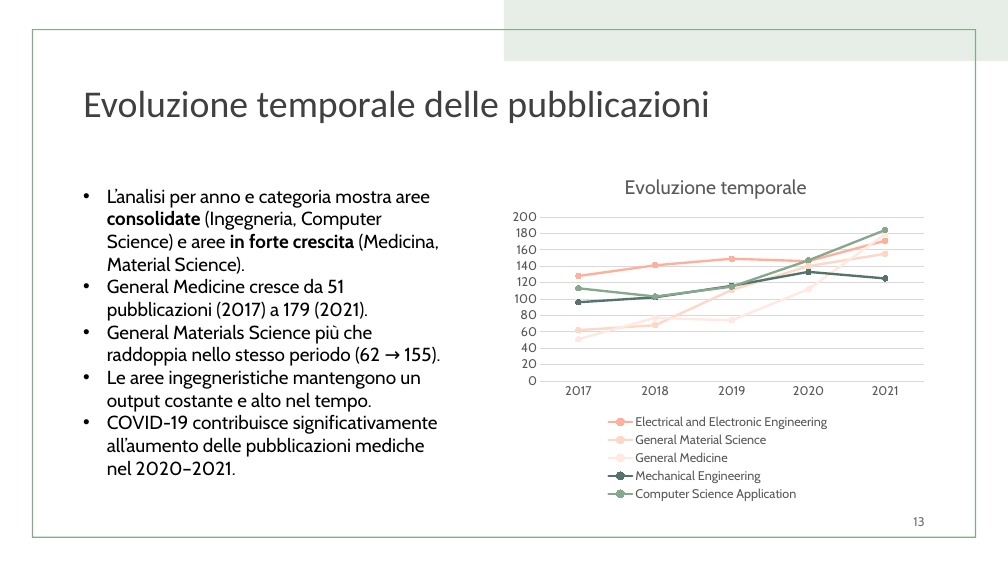
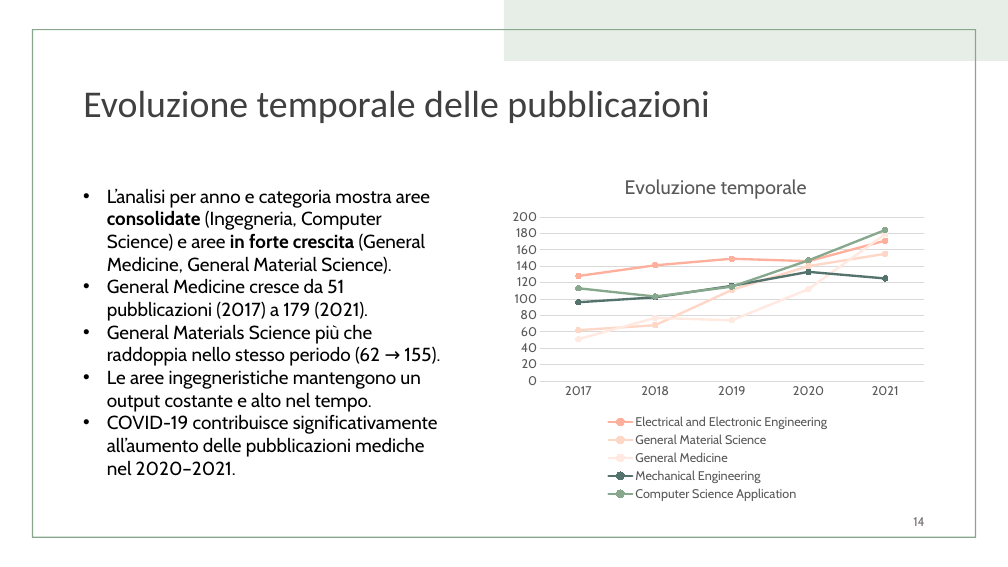
Before and after one commit to sofia-223/UnimoreKnowledgeGraph, a slide deck: slide 14 of Analysis of Thematica Crtitical Mass in the UNIMORE presentazione.pptx (slide 13 before the commit). Drawn at 1008x567 pixels with LibreOffice and Linux fonts; fonts in the diff are those of the drawing. Boxes give left, top, right and bottom in pixels: in the first picture for what was removed or moved away, otherwise in the second. Text is boxed around its words. In the diff, an @@ line names an element or a change of style, - is before the commit and + after.

```diff
--- a/Analysis of Thematica Crtitical Mass in the UNIMORE presentazione.pptx
+++ b/Analysis of Thematica Crtitical Mass in the UNIMORE presentazione.pptx
@@ text at <box>107,188,430,274</box>: text changed @@
-• L’analisi per anno e categoria mostra aree consolidate (Ingegneria, Computer Science) e aree in forte crescita (Medicina, Material Science).
+• L’analisi per anno e categoria mostra aree consolidate (Ingegneria, Computer Science) e aree in forte crescita (General Medicine, General Material Science).
@@ page number at <box>913,517,924,526</box>: text changed @@
-13
+14
```
Also in this commit, not shown: 7 other slides changed, 1 slide added, 1 other file.
